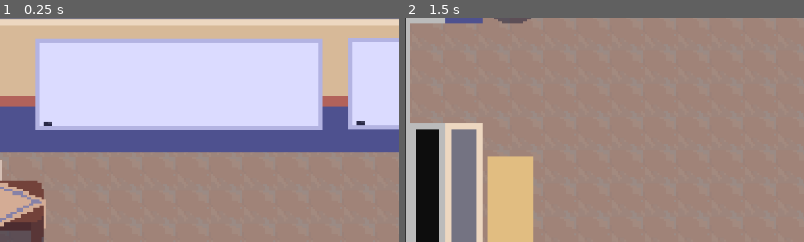
Above: before the commit, frames 1-2 (left to right).
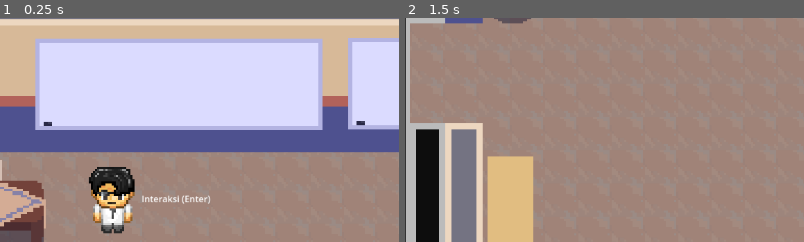
Above: after the commit, the same moments.

Repository: NeoRyumasil/School-Tale
Game: Godot game, scene res://ruang_kelas.tscn
Same seed, same stepped clock (60 frames per second), same inputs: the game is played once before the commit and once after it. This scene is started directly instead of the project's main scene.
Inputs:
- Up to frame 1 (0.25 s): no input
- Up to frame 2 (1.5 s): tap Enter (Interact, bound only after the commit) at 0.5, 0.6, 1.35 s; hold D (move_right) 0.53-1.28 s; hold S (move_down) from 1.28 s (still down)
The pictures show only the part of the screen within x 0-50%, y 3-53%; the shares and areas given below are measured in that part.

The runs differ from the first frame. In frame 1, 3.0% of the frame differs, in the area x 22-53%, y 66-97%; in frame 2, nothing differs.

Commit message:
Buat Interaksi Karakter

Diff:
--- a/schoolfellas/Character/andi.tscn
+++ b/schoolfellas/Character/andi.tscn
@@ -1,6 +1,7 @@
-[gd_scene load_steps=5 format=3 uid="uid://dpyiwsxo2ngmb"]
+[gd_scene load_steps=7 format=3 uid="uid://dpyiwsxo2ngmb"]
 
 [ext_resource type="Texture2D" uid="uid://cpnfo4lev5hrm" path="res://Asset/CharacterSprite/Andi.png" id="1_20tjx"]
+[ext_resource type="Script" path="res://Script/andi.gd" id="1_posxs"]
 
 [sub_resource type="AtlasTexture" id="AtlasTexture_g7tne"]
 atlas = ExtResource("1_20tjx")
@@ -20,7 +21,11 @@
 [sub_resource type="RectangleShape2D" id="RectangleShape2D_ibavc"]
 size = Vector2(59, 89)
 
+[sub_resource type="RectangleShape2D" id="RectangleShape2D_mnq3e"]
+size = Vector2(131, 164)
+
 [node name="Andi" type="CharacterBody2D"]
+script = ExtResource("1_posxs")
 
 [node name="Animation" type="AnimatedSprite2D" parent="."]
 texture_filter = 1
@@ -30,3 +35,20 @@
 [node name="Collision" type="CollisionShape2D" parent="."]
 position = Vector2(0.5, -0.5)
 shape = SubResource("RectangleShape2D_ibavc")
+
+[node name="InteractionArea" type="Area2D" parent="."]
+
+[node name="InteractionCollision" type="CollisionShape2D" parent="InteractionArea"]
+position = Vector2(4, 5)
+shape = SubResource("RectangleShape2D_mnq3e")
+
+[node name="Tutorial" type="Label" parent="."]
+texture_filter = 2
+offset_left = 54.0
+offset_top = -14.0
+offset_right = 178.0
+offset_bottom = 9.0
+text = "Interaksi (Enter)"
+
+[connection signal="body_entered" from="InteractionArea" to="." method="_on_interaction_area_body_entered"]
+[connection signal="body_exited" from="InteractionArea" to="." method="_on_interaction_area_body_exited"]
--- a/schoolfellas/Character/pak_heri.tscn
+++ b/schoolfellas/Character/pak_heri.tscn
@@ -1,6 +1,7 @@
-[gd_scene load_steps=5 format=3 uid="uid://bidupqssu2o52"]
+[gd_scene load_steps=7 format=3 uid="uid://bidupqssu2o52"]
 
 [ext_resource type="Texture2D" uid="uid://bljv3cln3auid" path="res://Asset/CharacterSprite/Pak Heri.png" id="1_3he3i"]
+[ext_resource type="Script" path="res://Script/pak_heri.gd" id="1_rf1wo"]
 
 [sub_resource type="AtlasTexture" id="AtlasTexture_wc6ia"]
 atlas = ExtResource("1_3he3i")
@@ -20,8 +21,12 @@
 [sub_resource type="RectangleShape2D" id="RectangleShape2D_s5h48"]
 size = Vector2(15.0578, 19.6289)
 
+[sub_resource type="RectangleShape2D" id="RectangleShape2D_bkt0k"]
+size = Vector2(131, 164)
+
 [node name="PakHeri" type="CharacterBody2D"]
 position = Vector2(74, 24)
+script = ExtResource("1_rf1wo")
 
 [node name="Animation" type="AnimatedSprite2D" parent="."]
 texture_filter = 1
@@ -33,3 +38,21 @@
 position = Vector2(435, 307.5)
 scale = Vector2(3.719, 3.719)
 shape = SubResource("RectangleShape2D_s5h48")
+
+[node name="InteractionArea" type="Area2D" parent="."]
+
+[node name="InteractionCollision" type="CollisionShape2D" parent="InteractionArea"]
+position = Vector2(438.5, 305)
+shape = SubResource("RectangleShape2D_bkt0k")
+
+[node name="Tutorial" type="Label" parent="."]
+visible = false
+texture_filter = 2
+offset_left = 489.0
+offset_top = 287.0
+offset_right = 613.0
+offset_bottom = 310.0
+text = "Interaksi (Enter)"
+
+[connection signal="body_entered" from="InteractionArea" to="." method="_on_interaction_area_body_entered"]
+[connection signal="body_exited" from="InteractionArea" to="." method="_on_interaction_area_body_exited"]
--- a/schoolfellas/Intro.tscn
+++ b/schoolfellas/Intro.tscn
@@ -1,9 +1,8 @@
-[gd_scene load_steps=15 format=3 uid="uid://c5ynvntn3xdsq"]
+[gd_scene load_steps=14 format=3 uid="uid://c5ynvntn3xdsq"]
 
 [ext_resource type="Texture2D" uid="uid://bkuc8hjm41jwu" path="res://Asset/TileSet/EB9A2E4D-1BEB-402E-BF47-8192DE6351DB.png" id="1_wcc6y"]
 [ext_resource type="PackedScene" uid="uid://dg0ddh1js6hbq" path="res://Character/player.tscn" id="2_ho6sj"]
 [ext_resource type="PackedScene" uid="uid://bidupqssu2o52" path="res://Character/pak_heri.tscn" id="4_cl683"]
-[ext_resource type="PackedScene" uid="uid://dpyiwsxo2ngmb" path="res://Character/andi.tscn" id="5_4nwcs"]
 [ext_resource type="PackedScene" uid="uid://dj0ubi2ilaln5" path="res://Object/mobil_merah.tscn" id="6_7wnwg"]
 [ext_resource type="PackedScene" uid="uid://ccwr58lebqsxr" path="res://Object/mobil_kuning.tscn" id="6_eorlo"]
 [ext_resource type="PackedScene" uid="uid://bp8m25m3wt57x" path="res://Object/mobil_putih.tscn" id="6_ryvcy"]
@@ -4123,10 +4122,6 @@
 limit_right = 5250
 limit_bottom = 630
 
-[node name="Andi" parent="Characters" instance=ExtResource("5_4nwcs")]
-position = Vector2(132.831, -148.696)
-scale = Vector2(0.268889, 0.268889)
-
 [node name="Cars" type="Node2D" parent="."]
 
 [node name="MobilKuning" parent="Cars" instance=ExtResource("6_eorlo")]
@@ -4169,4 +4164,6 @@
 position = Vector2(129, 59.5)
 shape = SubResource("RectangleShape2D_n72e1")
 
+[node name="UI" type="CanvasLayer" parent="."]
+
 [connection signal="body_entered" from="SceneTriggers/SceneTrigger/Area2D" to="SceneTriggers/SceneTrigger" method="_on_area_2d_body_entered"]
--- /dev/null
+++ b/schoolfellas/Script/andi.gd
@@ -0,0 +1,42 @@
+extends CharacterBody2D
+
+
+var canInteract = false
+var isChat = false
+var dialog = preload("res://UI/Dialogs/dialog_box_andi.tscn")
+
+# Called when the node enters the scene tree for the first time.
+func _ready() -> void:
+	pass
+
+# Called every frame. 'delta' is the elapsed time since the previous frame.
+func _process(delta: float) -> void:
+	if Input.is_action_just_pressed("Interact") && canInteract:
+		_interaction()
+
+func _on_interaction_area_body_entered(body: Node2D) -> void:
+	if body.name == "Player":
+		$Tutorial.visible = true
+		canInteract = true
+
+func _on_interaction_area_body_exited(body: Node2D) -> void:
+	if body.name == "Player":
+		$Tutorial.visible = false
+		canInteract = false
+		isChat = false
+
+func _interaction():
+	$Tutorial.visible = false
+
+	var ui_node = get_tree().get_root().get_node("RuangKelas/UI")
+	if not ui_node:
+		print("Error: Node 'UI' tidak ditemukan! Pastikan sudah ditambahkan ke root scene.")
+		return
+
+	var dialogInstance = dialog.instantiate()
+	if dialogInstance && !isChat:
+		ui_node.add_child(dialogInstance)
+		dialogInstance.position = Vector2(0, 0)
+		isChat = true
+	else:
+		print("Gagal membuat dialog!")
--- /dev/null
+++ b/schoolfellas/Script/dialog_box_andi.gd
@@ -0,0 +1,34 @@
+extends Control
+
+var dialogIntro =["Oh.. Iya... Aku... Minta maaf telah merepotkanmu"
+				]
+
+var dialogIndex = 0
+var isFinished = false
+
+@onready var dialogText: RichTextLabel = $Box/DialogText
+
+func _ready() -> void:
+	showDialog()
+
+func _process(delta: float) -> void:
+	if Input.is_action_just_pressed("Interact"):
+		dialogLoader()
+
+func showDialog():
+	dialogIndex = 0
+	dialogLoader()
+
+func dialogLoader():
+	if dialogIndex < dialogIntro.size():
+		isFinished = false
+		dialogText.bbcode_text = dialogIntro[dialogIndex]
+		dialogText.visible_characters = 0
+
+		var tween = create_tween()
+		tween.tween_property(dialogText, "visible_characters", dialogIntro[dialogIndex].length(), 1).set_trans(Tween.TRANS_LINEAR).set_ease(Tween.EASE_IN_OUT)
+
+	else:
+		queue_free()
+		isFinished = true
+	dialogIndex += 1
--- /dev/null
+++ b/schoolfellas/Script/dialog_box_pak_heri.gd
@@ -0,0 +1,37 @@
+extends Control
+
+var dialogIntro =["Pagi nak Raka. Rajin amat datang pagi-pagi gini.",
+				  "Oh ya, semalem waktu saya patroli, saya nemuin tas yang ketinggalan di kelas lantai dua. Nggak ada nama, tapi isinya kayak punya siswa di kelas mu",
+				  "Nah, itu dia. Kamu kenal?",
+				  "Kalau gitu, titip ya. Tasnya ada disebelah saya. Kamu bisa ambil dulu sebelum bel masuk."
+				]
+
+var dialogIndex = 0
+var isFinished = false
+
+@onready var dialogText: RichTextLabel = $Box/DialogText
+
+func _ready() -> void:
+	showDialog()
+
+func _process(delta: float) -> void:
+	if Input.is_action_just_pressed("Interact"):
+		dialogLoader()
+
+func showDialog():
+	dialogIndex = 0
+	dialogLoader()
+
+func dialogLoader():
+	if dialogIndex < dialogIntro.size():
+		isFinished = false
+		dialogText.bbcode_text = dialogIntro[dialogIndex]
+		dialogText.visible_characters = 0
+
+		var tween = create_tween()
+		tween.tween_property(dialogText, "visible_characters", dialogIntro[dialogIndex].length(), 1).set_trans(Tween.TRANS_LINEAR).set_ease(Tween.EASE_IN_OUT)
+
+	else:
+		queue_free()
+		isFinished = true
+	dialogIndex += 1
--- /dev/null
+++ b/schoolfellas/Script/pak_heri.gd
@@ -0,0 +1,43 @@
+extends CharacterBody2D
+
+var canInteract = false
+var isChat = false
+var dialog = preload("res://UI/Dialogs/dialog_box_pak_heri.tscn")
+
+# Called when the node enters the scene tree for the first time.
+func _ready() -> void:
+	pass # Replace with function body.
+
+
+# Called every frame. 'delta' is the elapsed time since the previous frame.
+func _process(delta: float) -> void:
+	if Input.is_action_just_pressed("Interact") && canInteract:
+		_interaction()
+	pass
+
+func _on_interaction_area_body_entered(body: Node2D) -> void:
+	if body.name == "Player":
+		$Tutorial.visible = true
+		canInteract = true
+
+func _on_interaction_area_body_exited(body: Node2D) -> void:
+	if body.name == "Player":
+		$Tutorial.visible = false
+		canInteract = false
+		isChat = false
+
+func _interaction():
+	$Tutorial.visible = false
+
+	var ui_node = get_tree().get_root().get_node("MapParkiran/UI")
+	if not ui_node:
+		print("Error: Node 'UI' tidak ditemukan! Pastikan sudah ditambahkan ke root scene.")
+		return
+
+	var dialogInstance = dialog.instantiate()
+	if dialogInstance && !isChat:
+		ui_node.add_child(dialogInstance)
+		dialogInstance.position = Vector2(0, 0)
+		isChat = true
+	else:
+		print("Gagal membuat dialog!")
--- /dev/null
+++ b/schoolfellas/UI/Dialogs/dialog_box_andi.tscn
@@ -0,0 +1,46 @@
+[gd_scene load_steps=3 format=3 uid="uid://crhqalwpuavnc"]
+
+[ext_resource type="Script" path="res://Script/dialog_box_andi.gd" id="1_wax8d"]
+[ext_resource type="Texture2D" uid="uid://cxq6dctc087gq" path="res://Asset/LED-Black-screen-3.jpg" id="2_syirk"]
+
+[node name="dialog_box_andi" type="Control"]
+layout_mode = 3
+anchors_preset = 15
+anchor_right = 1.0
+anchor_bottom = 1.0
+grow_horizontal = 2
+grow_vertical = 2
+script = ExtResource("1_wax8d")
+
+[node name="Box" type="Control" parent="."]
+layout_mode = 1
+anchor_right = 1.0
+anchor_bottom = 1.0
+offset_left = -2.0
+offset_top = -81.0
+offset_right = -2.0
+offset_bottom = -81.0
+grow_horizontal = 2
+grow_vertical = 2
+
+[node name="TextureRect" type="TextureRect" parent="Box"]
+texture_filter = 1
+layout_mode = 2
+offset_left = 140.0
+offset_top = 470.0
+offset_right = 1008.0
+offset_bottom = 666.0
+grow_horizontal = 2
+grow_vertical = 2
+texture = ExtResource("2_syirk")
+expand_mode = 1
+
+[node name="DialogText" type="RichTextLabel" parent="Box"]
+layout_mode = 2
+offset_left = 141.0
+offset_top = 473.0
+offset_right = 1005.0
+offset_bottom = 663.0
+bbcode_enabled = true
+text = "tes"
+visible_characters = 3
--- /dev/null
+++ b/schoolfellas/UI/Dialogs/dialog_box_pak_heri.tscn
@@ -0,0 +1,46 @@
+[gd_scene load_steps=3 format=3 uid="uid://cjtr0xtkkaydj"]
+
+[ext_resource type="Script" path="res://Script/dialog_box_pak_heri.gd" id="1_j45uu"]
+[ext_resource type="Texture2D" uid="uid://cxq6dctc087gq" path="res://Asset/LED-Black-screen-3.jpg" id="2_5iqmy"]
+
+[node name="DialogBoxPakHeri" type="Control"]
+layout_mode = 3
+anchors_preset = 15
+anchor_right = 1.0
+anchor_bottom = 1.0
+grow_horizontal = 2
+grow_vertical = 2
+script = ExtResource("1_j45uu")
+
+[node name="Box" type="Control" parent="."]
+layout_mode = 1
+anchor_right = 1.0
+anchor_bottom = 1.0
+offset_left = -2.0
+offset_top = -81.0
+offset_right = -2.0
+offset_bottom = -81.0
+grow_horizontal = 2
+grow_vertical = 2
+
+[node name="TextureRect" type="TextureRect" parent="Box"]
+texture_filter = 1
+layout_mode = 2
+offset_left = 140.0
+offset_top = 470.0
+offset_right = 1008.0
+offset_bottom = 666.0
+grow_horizontal = 2
+grow_vertical = 2
+texture = ExtResource("2_5iqmy")
+expand_mode = 1
+
+[node name="DialogText" type="RichTextLabel" parent="Box"]
+layout_mode = 2
+offset_left = 141.0
+offset_top = 473.0
+offset_right = 1005.0
+offset_bottom = 663.0
+bbcode_enabled = true
+text = "tes"
+visible_characters = 3
--- a/schoolfellas/project.godot
+++ b/schoolfellas/project.godot
@@ -41,6 +41,11 @@
 , Object(InputEventKey,"resource_local_to_scene":false,"resource_name":"","device":0,"window_id":0,"alt_pressed":false, …(185 unchanged characters)…
 ]
 }
+Interact={
+"deadzone": 0.5,
+"events": [Object(InputEventKey,"resource_local_to_scene":false,"resource_name":"","device":0,"window_id":0,"alt_pressed":false,"shift_pressed":false,"ctrl_pressed":false,"meta_pressed":false,"pressed":false,"keycode":0,"physical_keycode":4194309,"key_label":0,"unicode":0,"location":0,"echo":false,"script":null)
+]
+}
 
 [rendering]
 
--- a/schoolfellas/ruang_kelas.tscn
+++ b/schoolfellas/ruang_kelas.tscn
@@ -6,10 +6,11 @@
 [ext_resource type="PackedScene" uid="uid://dg0ddh1js6hbq" path="res://Character/player.tscn" id="4_vx1h3"]
 [ext_resource type="Texture2D" uid="uid://cd53rbp3l8sjv" path="res://Asset/TileSet/D4288EBD-1092-49D0-9967-5986F1E6E978.png" id="5_bytpj"]
 [ext_resource type="Texture2D" uid="uid://d2pnssg6qvo64" path="res://Asset/TileSet/C1D33C88-9086-4418-8749-74059A4F2F05.png" id="5_sftdk"]
-[ext_resource type="Script" path="res://cameraLorong.gd" id="5_v5hjv"]
+[ext_resource type="Script" path="res://Script/cameraLorong.gd" id="5_v5hjv"]
 [ext_resource type="Texture2D" uid="uid://dklmfg6ec2j6v" path="res://Asset/TileSet/703A7DEC-39C3-4050-87A4-3C68020A9808.png" id="6_5ct4f"]
 [ext_resource type="PackedScene" uid="uid://b1fn1a7v5v46w" path="res://Object/meja_guru.tscn" id="11_fdxpu"]
 [ext_resource type="PackedScene" uid="uid://3n0hoq53um48" path="res://Object/papan_tulis.tscn" id="12_yf7sc"]
+[ext_resource type="PackedScene" uid="uid://dpyiwsxo2ngmb" path="res://Character/andi.tscn" id="13_oy1qx"]
 [ext_resource type="PackedScene" uid="uid://xqg0t0ea6mo7" path="res://Object/bangku_meja_kelas.tscn" id="13_r514h"]
 [ext_resource type="Script" path="res://Script/scene_trigger_to_lorong.gd" id="14_h2uuj"]
 
@@ -5242,4 +5243,10 @@
 position = Vector2(1856.25, 272)
 shape = SubResource("RectangleShape2D_0eupt")
 
+[node name="Andi" parent="." instance=ExtResource("13_oy1qx")]
+position = Vector2(909, 240)
+scale = Vector2(0.8, 0.8)
+
+[node name="UI" type="CanvasLayer" parent="."]
+
 [connection signal="body_entered" from="Scene_Triggers/Scene_Trigger_To_Lorong/Area2D" to="Scene_Triggers/Scene_Trigger_To_Lorong" method="_on_area_2d_body_entered"]
Not shown: 1 places in schoolfellas/ruang_kelas.tscn that only renumber resources
